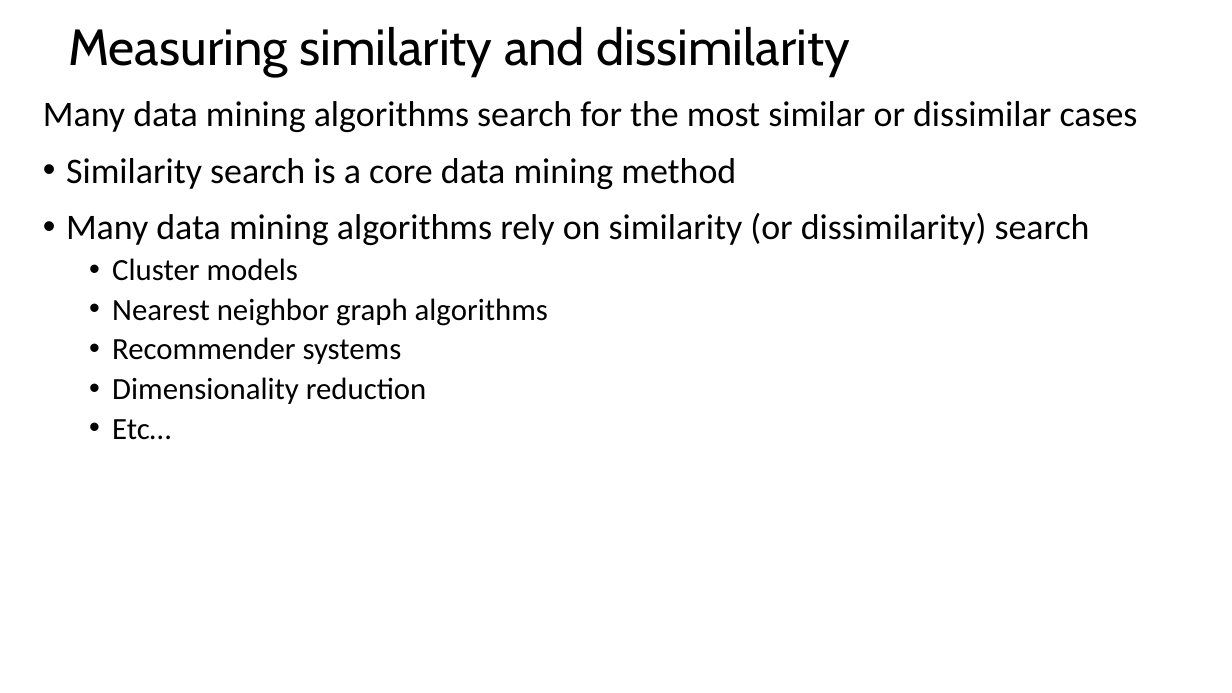
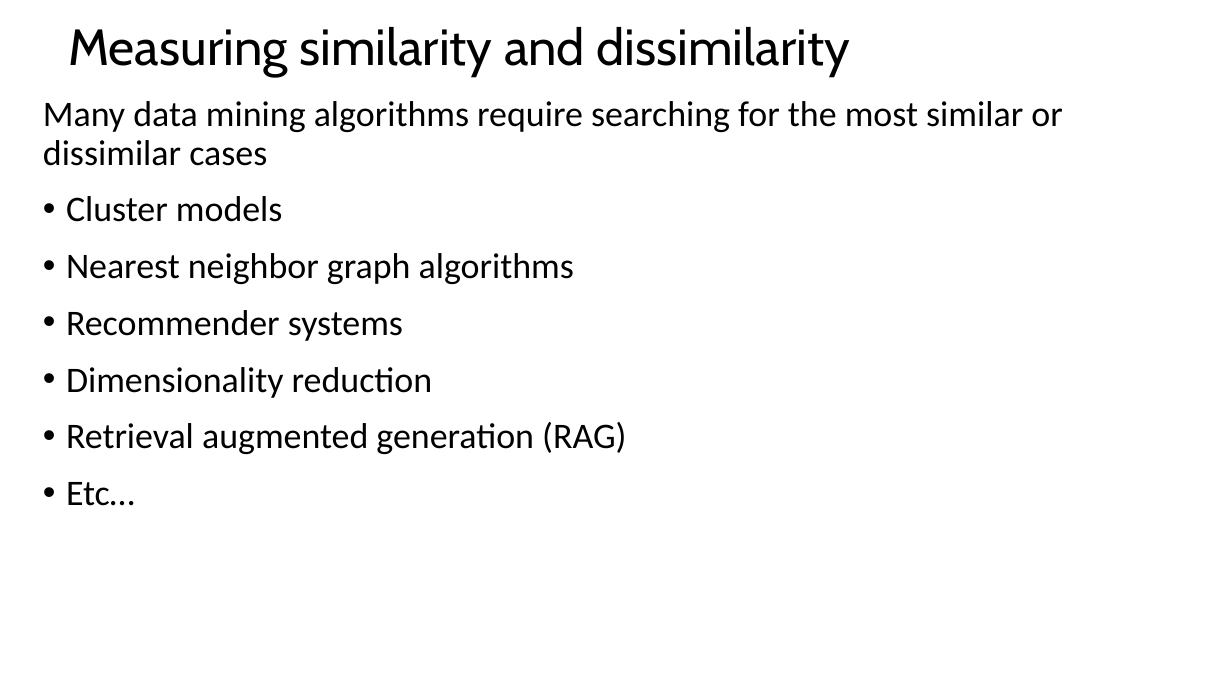
Before and after one commit to tenevian/Harvard-SSP-Data-Mining, a slide deck: slide 2 of slides/5_DistanceAndSimilarityMeasures.pptx. Drawn at 1232x693 pixels with LibreOffice and Linux fonts; fonts in the diff are those of the drawing. Boxes give left, top, right and bottom in pixels: in the first picture for what was removed or moved away, otherwise in the second. Text is boxed around its words. In the diff, an @@ line names an element or a change of style, - is before the commit and + after.

```diff
--- a/slides/5_DistanceAndSimilarityMeasures.pptx
+++ b/slides/5_DistanceAndSimilarityMeasures.pptx
@@ text at [43, 101, 1062, 166]: text changed @@
-Many data mining algorithms search for the most similar or dissimilar cases
-• Similarity search is a core data mining method
-• Many data mining algorithms rely on similarity (or dissimilarity) search
+Many data mining algorithms require searching for the most similar or dissimilar cases
@@ text at [66, 196, 574, 506]: size 24 to 28 pt in "Cluster models", "Nearest neighbor graph algorithms", "Recommender systems", "Dimensionality reduction" and 1 more places; list level 2 to 1 in "Cluster models"; list level 2 to 1 in "Nearest neighbor graph algorithms"; list level 2 to 1 in "Recommender systems"; list level 2 to 1 in "Dimensionality reduction"; list level 2 to 1 in "Etc…" @@
@@ text at [66, 422, 626, 454]: paragraph added @@
+• Retrieval augmented generation (RAG)
```
Also in this commit, not shown: 3 other slides changed, 5 slides added.
